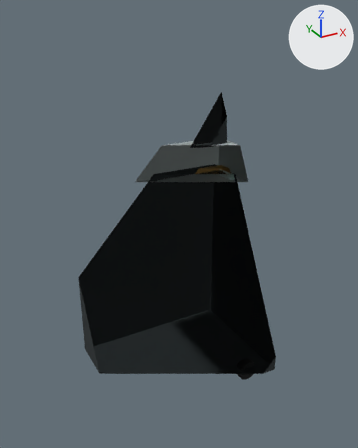
What one commit did to the glTF model public/equipment/ess-evs-6400-ds200/orthographic-pilot.glb.
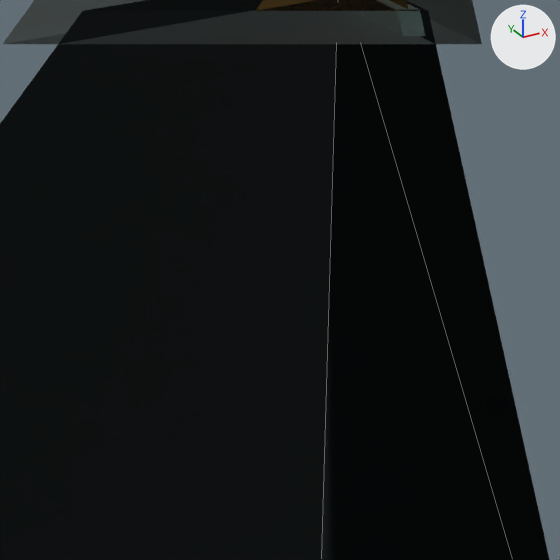
There are two pictures of each version: one whole from a 50 mm lens placed at (-3.44, -6.33, 4.15), pointed at (0.0, -0.07, 1.02), one close up on the part from 37% to 75% of the width and 38% to 68% of the height. Every picture has the same lights, and +X, +Y and +Z are marked at upper right. The older version's two pictures come first. The close-ups show mesh edges as thin lines. Everything nearer to the camera than a plane just in front of the edit is cut away. Where no turn or scale is listed for an object, it has been applied to the vertices.

In view in the first close-up: 'DS200_Cabinet_Body', 'DS200_Gasket_Side_2', 'DS200_Scanner_Deck' and 1 more.
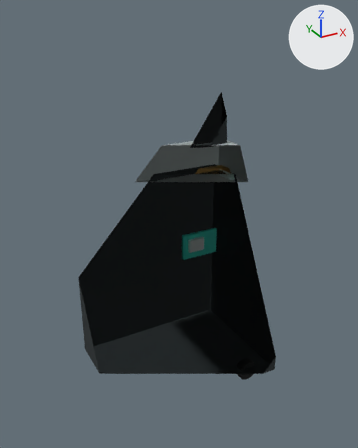
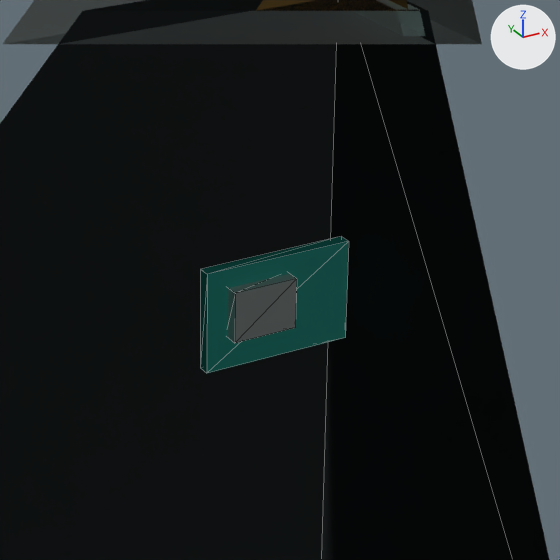
What differs and where, as boxes [x1, y1, x2, y2] in the close-ups (560 x 560 px):
'DS200_Optional_Modem_Board_Illustrative', added (cyan): after [200, 237, 349, 373]
'DS200_Optional_Modem_Shield_Illustrative', added: after [228, 274, 297, 343]

The change in detail:
Material 'Material_33' (mat_material_33) is new.
Its base color is (0.687, 0.768, 0.745) (light grey #d8e3e0).
Its metallic is 0.34.
Its roughness is 0.38.
Material 'Material_32' (mat_material_32) is new.
Its base color is (0.0331, 0.565, 0.462) (cyan #33c6b5).
Its metallic is 0.1.
Its roughness is 0.46.
Mesh me_mesh_33 is new.
It is a box spanning x -0.155..0.155, y -0.04..0.04, z -0.12..0.12.
It uses material mat_material_33 (light grey #d8e3e0).
Mesh me_mesh_32 is new.
It is a box spanning x -0.36..0.36, y -0.03..0.03, z -0.24..0.24.
It uses material mat_material_32 (cyan #33c6b5).
Object 'DS200_Optional_Modem_Shield_Illustrative' (ob_ds200_optional_modem_shield_illustrative) is new; it shows me_mesh_33.
Its location is (0.82, 0.77, 0.11).
Object 'DS200_Optional_Modem_Board_Illustrative' (ob_ds200_optional_modem_board_illustrative) is new; it shows me_mesh_32.
Its location is (0.92, 0.82, 0.08).
